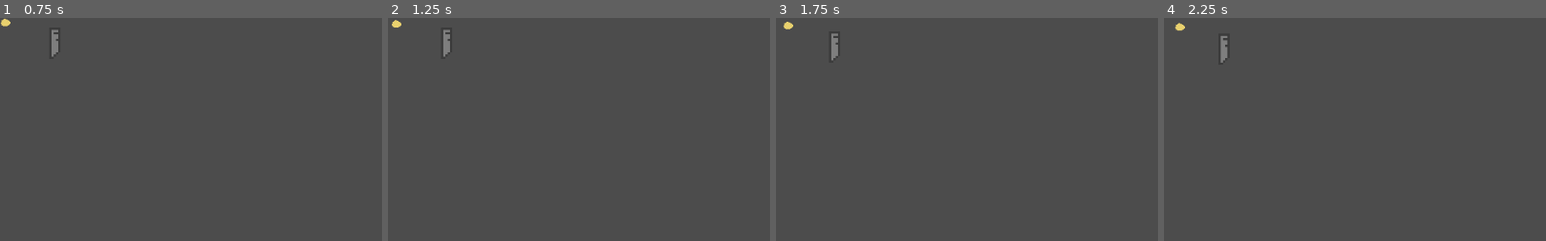
Above: before the commit, frames 1-4 (left to right).
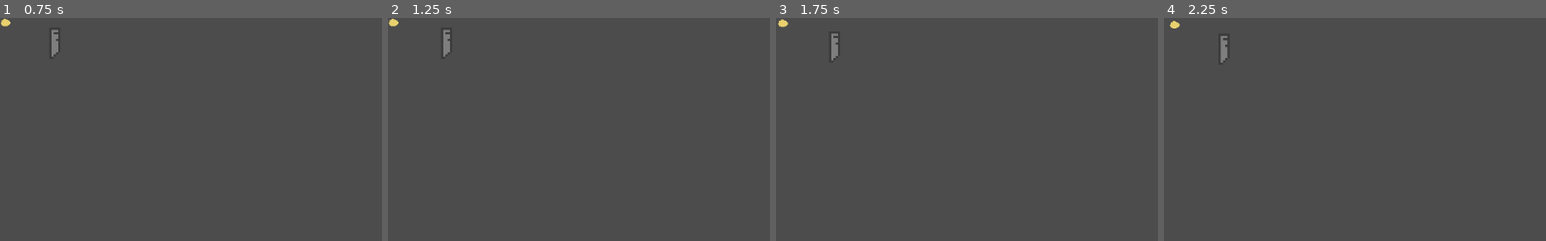
Above: after the commit, the same moments.

Repository: Cartogy/GWJ24
Game: Godot game, scene res://Scenes/test.tscn
Two runs of this game, one before a commit and one after it. Both use one fixed random seed, a clock stepped at 60 frames per second and the inputs below. The project has no main scene, so this scene is started directly.
Inputs:
- Up to frame 1 (0.75 s): tap Enter at 0.5 s; hold Right (ui_right) from 0.53 s (still down); hold M (follow_cmd, bound only after the commit) from 0.53 s (still down)
- Up to frame 2 (1.25 s): keep holding Right (ui_right); keep holding M (follow_cmd, bound only after the commit); tap H (stay_cmd, bound only after the commit) at 0.8 s
- Up to frame 3 (1.75 s): tap Space at 1.25 s; release Right (ui_right) at 1.28 s; release M (follow_cmd, bound only after the commit) at 1.28 s; hold Down (ui_down) from 1.28 s (still down); tap H (stay_cmd, bound only after the commit) at 1.35 s; tap M (follow_cmd, bound only after the commit) at 1.55 s
- Up to frame 4 (2.25 s): release Down (ui_down) at 2.03 s; hold Right (ui_right) from 2.03 s (still down); hold M (follow_cmd, bound only after the commit) from 2.03 s (still down)
The pictures show only the part of the screen within x 0-50%, y 0-50%; the shares and areas given below are measured in that part.

Frame 1 is identical in both runs. In frame 2, less than 0.1% of the frame differs, in the area x 0-4%, y 0-5%; in frame 3, 0.1%, in the area x 0-5%, y 0-6%; in frame 4, 0.1%.

Commit message:
Added commands to flock

Diff:
--- a/Scenes/Chick/Chick.tscn
+++ b/Scenes/Chick/Chick.tscn
@@ -1,9 +1,10 @@
-[gd_scene load_steps=6 format=2]
+[gd_scene load_steps=7 format=2]
 
 [ext_resource path="res://Textures/Chick/chick_proto.png" type="Texture" id=1]
 [ext_resource path="res://Scenes/Chick/follow.gd" type="Script" id=2]
 [ext_resource path="res://Scenes/Chick/chick.gd" type="Script" id=3]
 [ext_resource path="res://Scenes/StateMachine/state_machine.gd" type="Script" id=4]
+[ext_resource path="res://Scenes/Chick/stay_state.gd" type="Script" id=5]
 
 [sub_resource type="RectangleShape2D" id=1]
 extents = Vector2( 6.96775, 8.3037 )
@@ -24,3 +25,7 @@
 [node name="Follow" type="Node" parent="StateMachine"]
 script = ExtResource( 2 )
 NAME = "Follow"
+
+[node name="Stay" type="Node" parent="StateMachine"]
+script = ExtResource( 5 )
+NAME = "Stay"
--- a/Scenes/Chick/chick.gd
+++ b/Scenes/Chick/chick.gd
@@ -6,11 +6,15 @@
 var speed = 10
 
 func _ready():
-	duck = get_node(duck_path)
-	print(duck.name)
+	#duck = get_node(duck_path)
+	#print(duck.name)
+	pass
 
 func _physics_process(delta):
 	$StateMachine.tick(delta)
 
 func get_duck():
 	return duck
+
+func change_state(state):
+	$StateMachine.change_state(state)
--- /dev/null
+++ b/Scenes/Chick/stay_state.gd
@@ -0,0 +1,15 @@
+extends "../StateMachine/state.gd"
+
+
+
+func enter():
+	pass
+
+func exit():
+	pass
+
+func update(delta):
+	pass
+
+func input_handler():
+	pass
--- /dev/null
+++ b/Scenes/FlockManager/FlockManager.tscn
@@ -0,0 +1,6 @@
+[gd_scene load_steps=2 format=2]
+
+[ext_resource path="res://Scenes/FlockManager/flock_manager.gd" type="Script" id=1]
+
+[node name="FlockManager" type="Node"]
+script = ExtResource( 1 )
--- /dev/null
+++ b/Scenes/FlockManager/flock_manager.gd
@@ -0,0 +1,28 @@
+extends Node
+
+export (NodePath) var main_duck_path
+var main_duck
+
+var chicks = []
+
+var current_chick_state
+
+# Called when the node enters the scene tree for the first time.
+func _ready():
+	main_duck = get_node(main_duck_path)
+	for chick in get_children():
+		chick.duck = main_duck
+		chicks.append(chick)
+
+func _input(event):
+	if event.is_action_pressed("stay_cmd"):
+		if current_chick_state != "Stay":
+			change_chick_state("Stay")
+	elif event.is_action_pressed("follow_cmd"):
+		if current_chick_state != "Follow":
+			change_chick_state("Follow")
+
+func change_chick_state(state):
+	for chick in chicks:
+		chick.change_state(state)
+	current_chick_state = state
--- a/Scenes/StateMachine/state_machine.gd
+++ b/Scenes/StateMachine/state_machine.gd
@@ -18,7 +18,7 @@
 
 func change_state(state):
 	current_state.exit()
-	current_state = all_states[state.NAME]
+	current_state = all_states[state]
 	current_state.enter()
 
 func initialize(start_state):
--- a/Scenes/test.tscn
+++ b/Scenes/test.tscn
@@ -1,12 +1,16 @@
-[gd_scene load_steps=3 format=2]
+[gd_scene load_steps=4 format=2]
 
 [ext_resource path="res://Scenes/Chick/Chick.tscn" type="PackedScene" id=1]
 [ext_resource path="res://Scenes/Duck/Duck.tscn" type="PackedScene" id=2]
+[ext_resource path="res://Scenes/FlockManager/FlockManager.tscn" type="PackedScene" id=3]
 
 [node name="Node2D" type="Node2D"]
 
 [node name="Duck" parent="." instance=ExtResource( 2 )]
 position = Vector2( 69.9716, 31.4267 )
 
-[node name="Chick" parent="." instance=ExtResource( 1 )]
+[node name="FlockManager" parent="." instance=ExtResource( 3 )]
+main_duck_path = NodePath("../Duck")
+
+[node name="Chick" parent="FlockManager" instance=ExtResource( 1 )]
 duck_path = NodePath("../Duck")
--- a/project.godot
+++ b/project.godot
@@ -18,6 +18,19 @@
 config/name="Gwj 24"
 config/icon="res://icon.png"
 
+[input]
+
+stay_cmd={
+"deadzone": 0.5,
+"events": [ Object(InputEventKey,"resource_local_to_scene":false,"resource_name":"","device":0,"alt":false,"shift":false,"control":false,"meta":false,"command":false,"pressed":false,"scancode":72,"unicode":0,"echo":false,"script":null)
+ ]
+}
+follow_cmd={
+"deadzone": 0.5,
+"events": [ Object(InputEventKey,"resource_local_to_scene":false,"resource_name":"","device":0,"alt":false,"shift":false,"control":false,"meta":false,"command":false,"pressed":false,"scancode":77,"unicode":0,"echo":false,"script":null)
+ ]
+}
+
 [rendering]
 
 environment/default_environment="res://default_env.tres"
